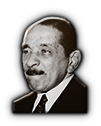
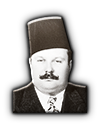
Before/after of a w=101, h=126 layered artwork. What changed in the layer stack:
painted on "Leader_Portrait_Template_For_Now" over box(13, 16, 87, 113)
